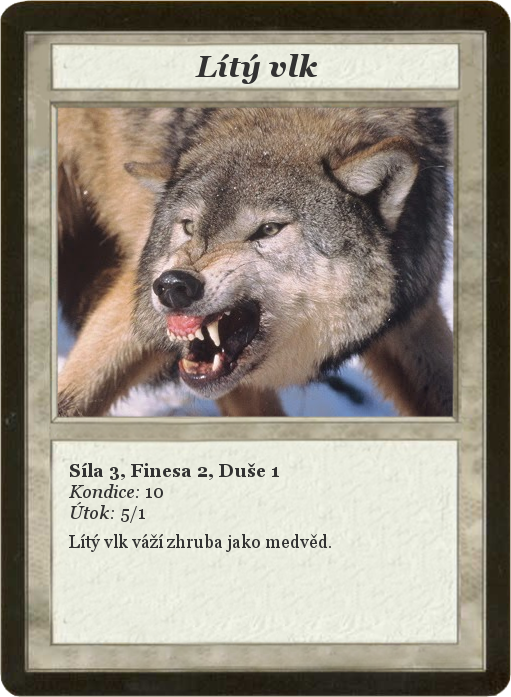
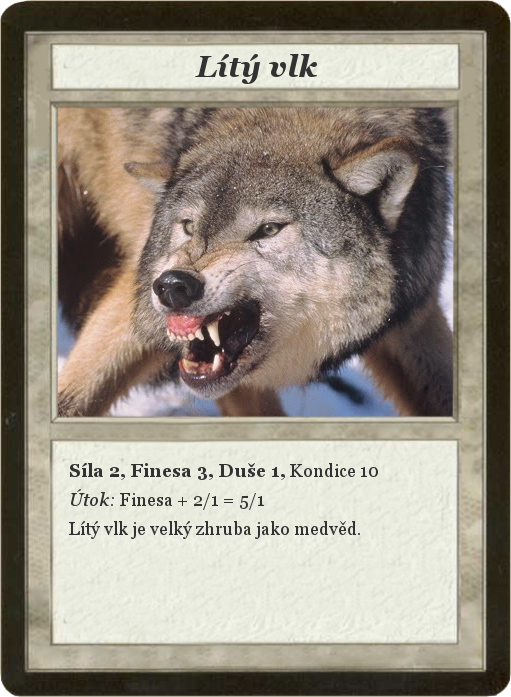
The second 511 × 697 image is a revision of the first. Changes to its layers:
renamed "Síla 3, Finesa 2, Duše 1 ..." to "Síla 2, Finesa 3, Duše 1, Kond...", painted on it over [69, 463, 378, 552]
